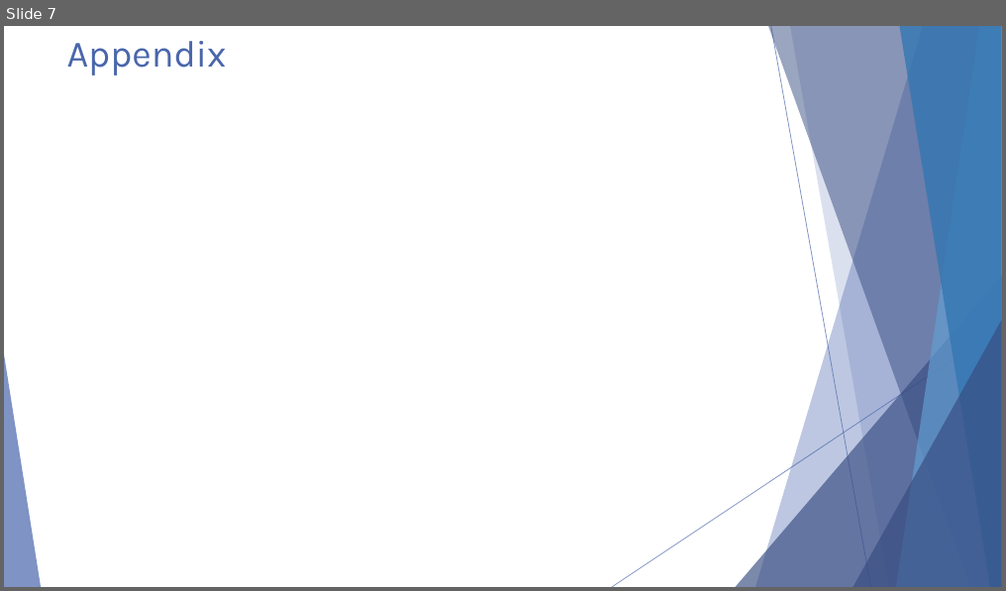
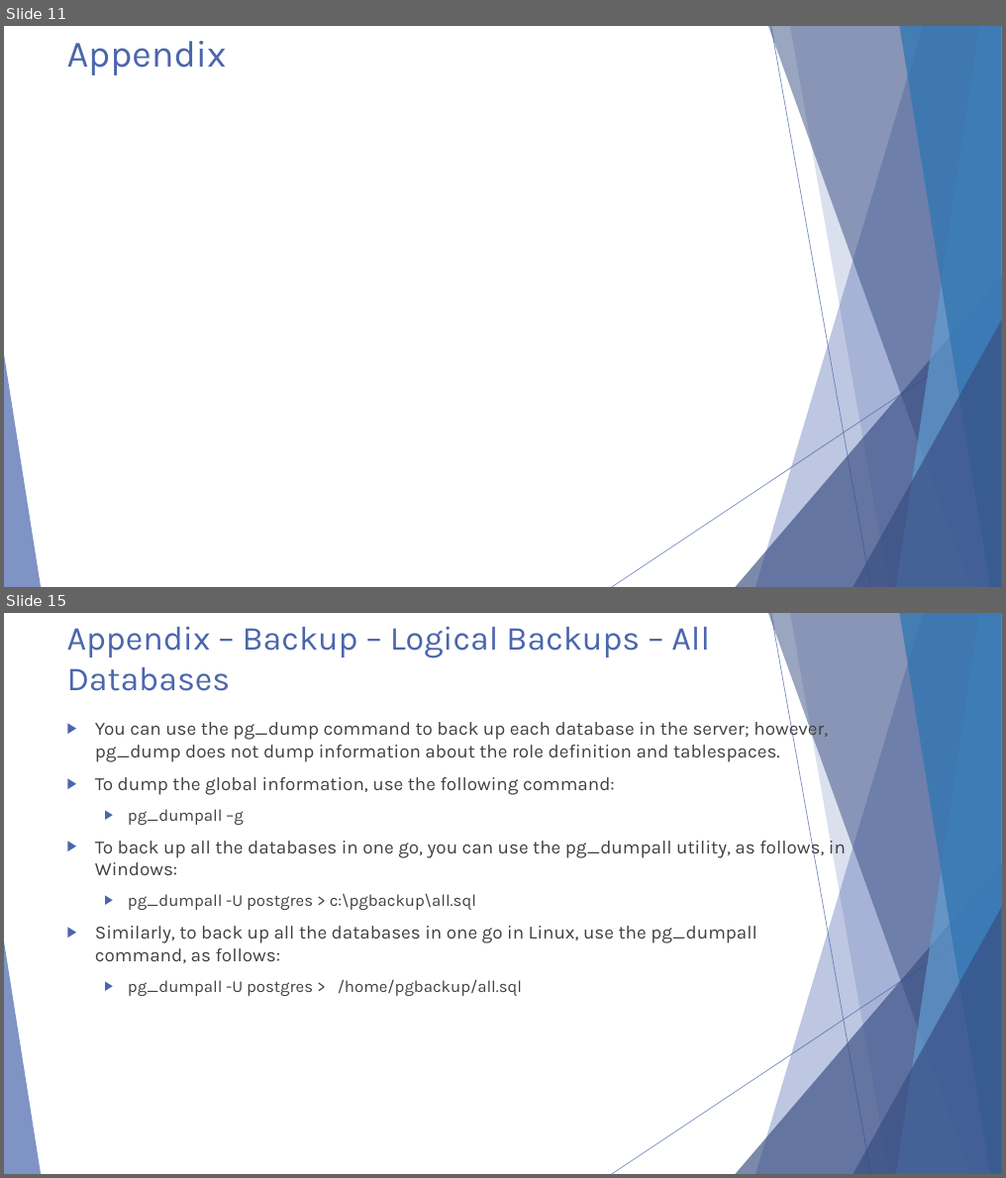
Before and after one commit to michaelrishiforrester/IntrotoPostgres2016, a slide deck: Presentations/Postgresql Presentation Day 2.pptx. Shown one above the other, each under a label of ours: slide 7 before the commit, slides 11 and 15 after it; the slides between them are not shown. The pictures are 1006x591 and 1006x1178 pixels, drawn with LibreOffice and Linux fonts; fonts in the diff are those of the drawing. Boxes give left, top, right and bottom in pixels: in the first picture for what was removed or moved away, otherwise in the second. Text is boxed around its words. In the diff, an @@ line names an element or a change of style, - is before the commit and + after.

```diff
--- a/Presentations/Postgresql Presentation Day 2.pptx
+++ b/Presentations/Postgresql Presentation Day 2.pptx
@@ slide 15 added at [4,613,1002,1174], background #FFFFFF; not listed: 10 template elements that a slide beside it also shows @@
@@ title added at [67,626,710,691], 32.4 pt, text #4A66AC @@
+Appendix – Backup – Logical Backups – All Databases
@@ text added at [95,718,846,996], 18 pt, text #404040 @@
+▶ You can use the pg_dump command to back up each database in the server; however, pg_dump does not dump information about the role definition and tablespaces.
+▶ To dump the global information, use the following command:
+  ▶ pg_dumpall –g
+▶ To back up all the databases in one go, you can use the pg_dumpall utility, as follows, in Windows:
+  ▶ pg_dumpall -U postgres > c:\pgbackup\all.sql
+▶ Similarly, to back up all the databases in one go in Linux, use the pg_dumpall command, as follows:
+  ▶ pg_dumpall -U postgres > /home/pgbackup/all.sql
@@ what was slide 7 is now slide 11 @@
```
Also in this commit, not shown: 9 other slides added, 1 slide removed.
